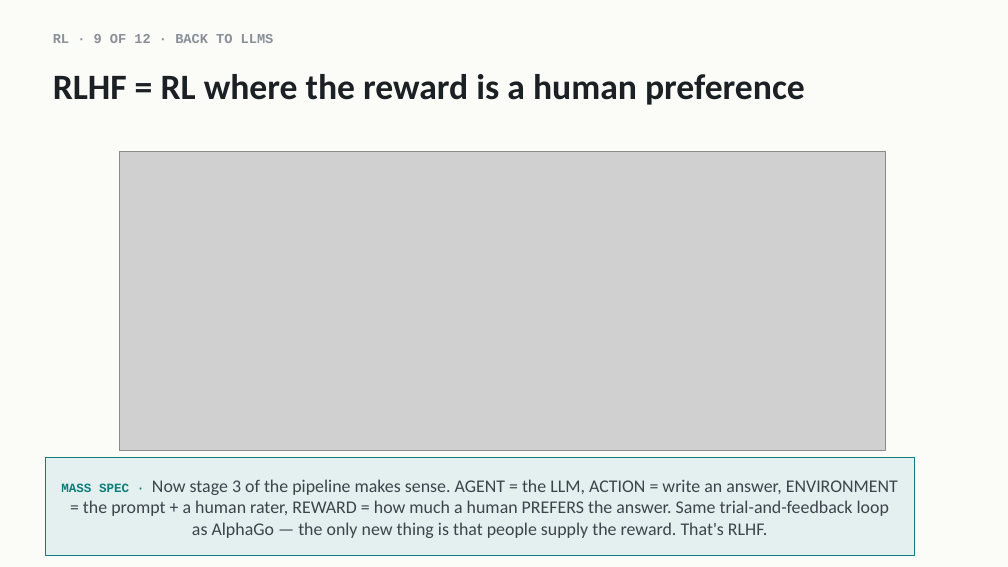
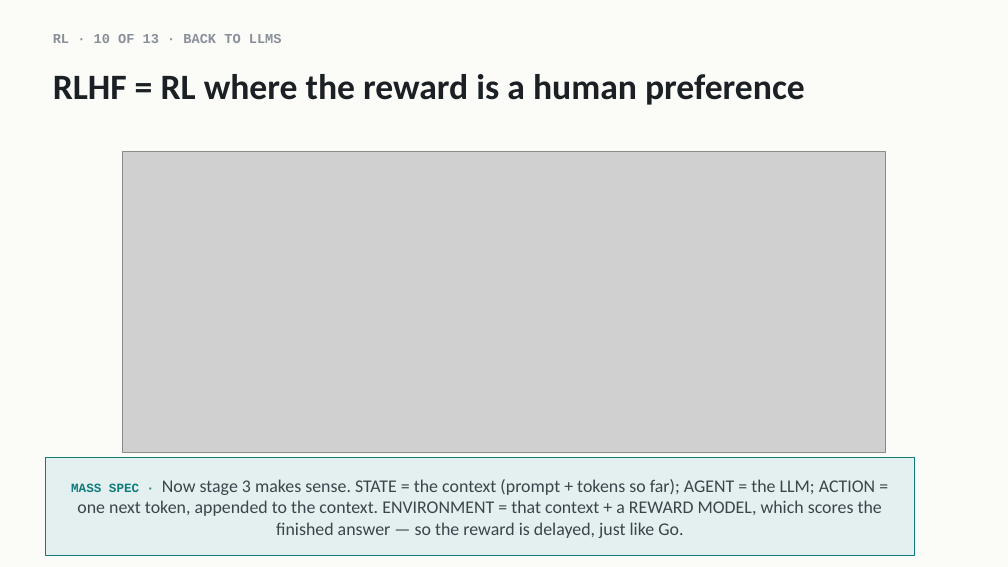
Before and after one commit to indigobio/msacl_dl_course, a slide deck: slide 19 of slides/pptx/lecture13_llms_landscape.pptx (slide 18 before the commit). Drawn at 1008x567 pixels with LibreOffice and Linux fonts; fonts in the diff are those of the drawing; grey boxes stand for pictures. Boxes give left, top, right and bottom in pixels: in the first picture for what was removed or moved away, otherwise in the second. Text is boxed around its words. In the diff, an @@ line names an element or a change of style, - is before the commit and + after.

```diff
--- a/slides/pptx/lecture13_llms_landscape.pptx
+++ b/slides/pptx/lecture13_llms_landscape.pptx
@@ text at box(53, 34, 282, 43): text changed @@
-RL · 9 OF 12 · BACK TO LLMS
+RL · 10 OF 13 · BACK TO LLMS
@@ picture: place and size @@
-picture at box(119, 151, 885, 451)
+picture at box(123, 151, 885, 453)
@@ text in rectangle at box(71, 479, 882, 538): text changed @@
-MASS SPEC · Now stage 3 of the pipeline makes sense. AGENT = the LLM, ACTION = write an answer, ENVIRONMENT = the prompt + a human rater, REWARD = how much a human PREFERS the answer. Same trial-and-feedback loop as AlphaGo — the only new thing is that people supply the reward. That's RLHF.
+MASS SPEC · Now stage 3 makes sense. STATE = the context (prompt + tokens so far); AGENT = the LLM; ACTION = one next token, appended to the context. ENVIRONMENT = that context + a REWARD MODEL, which scores the finished answer — so the reward is delayed, just like Go.
```
Also in this commit, not shown: 11 other slides changed, 1 slide added, 7 other files.
